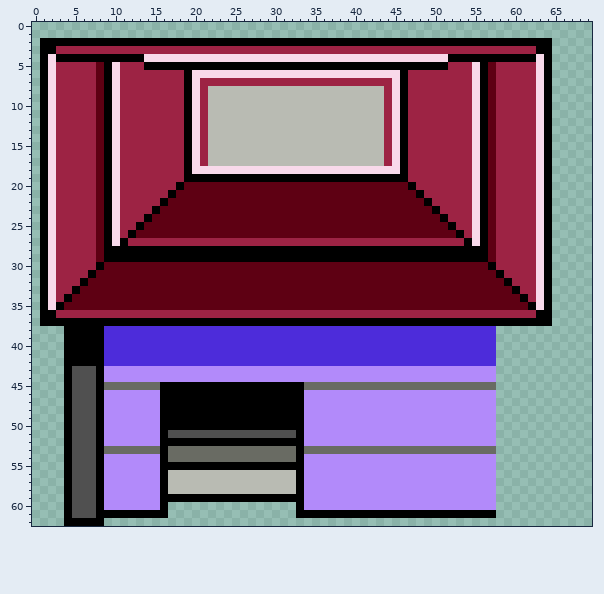
Two states of a sprite sheet, assets/images/houses/cluddsBasement.png. That is the earlier state.
The file is 70x63 pixels.
The result:
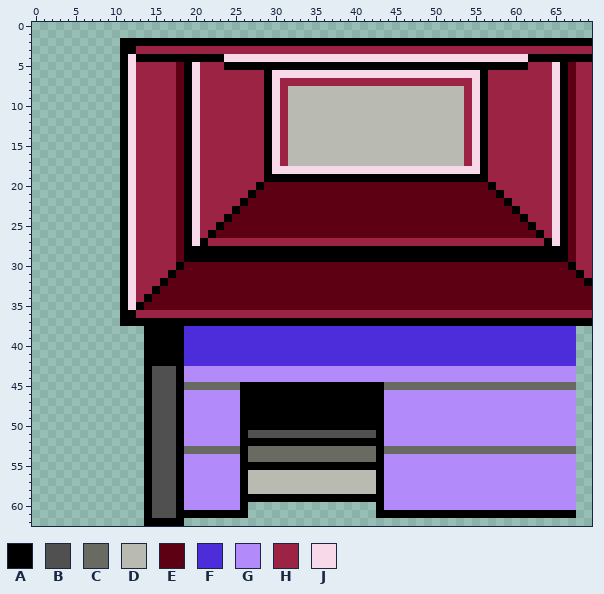
Palette (. is transparent): A #000000  B #505050  C #696b63  D #b9bbb3  E #5e0013  F #4d2cda  G #b28afa  H #9d2344  J #f8d9ea
From the commit log: cluds basement image centered
From old to new:
Changed rows in their new state; - is an unchanged pixel.
first column x 1:
 2 ..........------------------------------------------------------AAAAA
 3 ..........AA--------------------------------------------------HHHHHHH
 4 ..........-J-AAAAAAAAAA----------------------------JJJJJJJJJJ-A-AAAAA
 5 ..........AJ-HHHHE-JHHH----------------------------AAAA-AAAAA-HHJAEHH
 6 ..........AJ-----E--HHHHHHHHA----------------JJJJJJJJJ--H-----HHJAEHH
 7 ..........AJ-----E----------AJ--------------HH----------H-----HHJAEHH
 8 ..........AJ-----E---HHHHHHHAJH------------DDDDDDDDDD---H-----HHJAEHH
 9 ..........AJ-----E---HHHHHHHAJH------------DDDDDDDDDD---H-----HHJAEHH
10 ..........AJ-----E---HHHHHHHAJH------------DDDDDDDDDD---H-----HHJAEHH
11 ..........AJ-----E---HHHHHHHAJH------------DDDDDDDDDD---H-----HHJAEHH
12 ..........AJ-----E---HHHHHHHAJH------------DDDDDDDDDD---H-----HHJAEHH
13 ..........AJ-----E---HHHHHHHAJH------------DDDDDDDDDD---H-----HHJAEHH
14 ..........AJ-----E---HHHHHHHAJH------------DDDDDDDDDD---H-----HHJAEHH
15 ..........AJ-----E---HHHHHHHAJH------------DDDDDDDDDD---H-----HHJAEHH
16 ..........AJ-----E---HHHHHHHAJH------------DDDDDDDDDD---H-----HHJAEHH
17 ..........AJ-----E---HHHHHHHAJH------------DDDDDDDDDD---H-----HHJAEHH
18 ..........AJ-----E--HHHHHHHHA----------------JJJJJJJJJ--H-----HHJAEHH
19 ..........AJ-----E-JHHHHHHHH------------------AAAAAAAAA-H-----HHJAEHH
20 ..........AJ-----EAJHHHHHHHA------------------EEEEEEEEEEA-----HHJAEHH
21 ..........AJ----H-AJHHHHHHA--------------------EEEEEEEEE-A----HHJAEHH
22 ..........AJ---HH-AJHHHHHA----------------------EEEEEEEE-EA---HHJAEHH
23 ..........AJ--HHH-AJHHHHA------------------------EEEEEEE-EEA--HHJAEHH
24 ..........AJ-HHHH-AJHHHA--------------------------EEEEEE-EEEA-HHJAEHH
25 ..........AJHHHHH-AJHHA----------------------------EEEEE-EEEEAHHJAEHH
26 ..........AJHHHHH-AJHA------------------------------EEEE-EEEEEAHJAEHH
27 ..........-J-----EAJA--------------------------------HHHH-----H-JAEHH
28 ..........-JHHHHHE--------------------------------------AAAAAAA-AAEHH
29 ..........-JHHHHHE--------------------------------------AAAAAAA-AAEHH
30 ..........AJHHHHHA--------------------------------------EEEEEEEEEEAHH
31 ..........AJHHHHA----------------------------------------EEEEEEEEEEAH
32 ..........AJHHHA------------------------------------------EEEEEEEEEEA
33 ..........AJHHA--------------------------------------------EEEEEEEEEE
34 ..........AJHA----------------------------------------------EEEEEEEEE
35 ..........AJA------------------------------------------------EEEEEEEE
36 ..........AA--------------------------------------------------HHHHHHH
37 ..........------------------------------------------------------AAAAA
38 ---..........AAAAA---------------------------------------FFFFFFFFFF--
39 ---..........AAAAA---------------------------------------FFFFFFFFFF--
40 ---..........AAAAA---------------------------------------FFFFFFFFFF--
41 ---..........AAAAA---------------------------------------FFFFFFFFFF--
42 ---..........AAAAA---------------------------------------FFFFFFFFFF--
43 ---..........ABBBA---------------------------------------GGGGGGGGGG--
44 ---..........ABBBA---------------------------------------GGGGGGGGGG--
45 ---..........ABBB-CCCCCCC--------AAAAAAAAAA--------------CCCCCCCCCC--
46 ---..........ABBB-GGGGGGG--------AAAAAAAAAA--------------GGGGGGGGGG--
47 ---..........ABBB-GGGGGGG--------AAAAAAAAAA--------------GGGGGGGGGG--
48 ---..........ABBB-GGGGGGG--------AAAAAAAAAA--------------GGGGGGGGGG--
49 ---..........ABBB-GGGGGGG--------AAAAAAAAAA--------------GGGGGGGGGG--
50 ---..........ABBB-GGGGGGG--------AAAAAAAAAA--------------GGGGGGGGGG--
51 ---..........ABB-AGGGGGGGA------BBBBBBBBBBA--------------GGGGGGGGGG--
52 ---..........ABBB-GGGGGGG--------AAAAAAAAAA--------------GGGGGGGGGG--
53 ---..........ABBBA-------A------C---------A--------------CCCCCCCCCC--
54 ---..........ABBBAGGGGGGGA------CCCCCCCCCCA--------------GGGGGGGGGG--
55 ---..........ABBB-GGGGGGG--------AAAAAAAAAA--------------GGGGGGGGGG--
56 ---..........ABBBAGGGGGGGA------DDDDDDDDDDA--------------GGGGGGGGGG--
57 ---..........ABBBAGGGGGGGA------DDDDDDDDDDA--------------GGGGGGGGGG--
58 ---..........ABBBAGGGGGGGA------DDDDDDDDDDA--------------GGGGGGGGGG--
59 ---..........ABBB-GGGGGGG--------AAAAAAAAAA--------------GGGGGGGGGG--
60 ---..........ABBBAGGGGGGGA------..........A--------------GGGGGGGGGG--
61 ---..........-BBBAAAAAAAAA------..........---------------AAAAAAAAAA--
62 ---.....-----AAAAA---------------------------------------------------
